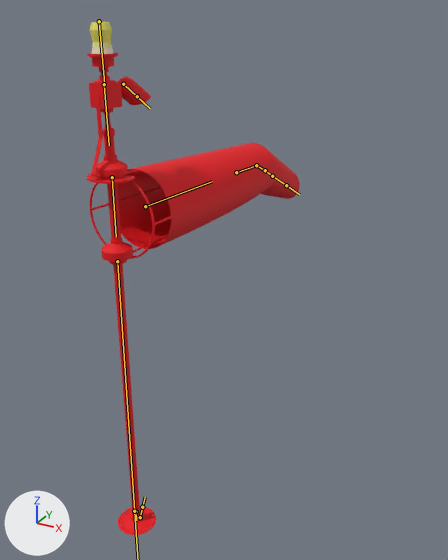
The FBX model 15_PruebaCono/Assets/ConoExplodedView2.fbx: old version first, new version second.
Rendered twice from a camera (50 mm lens) standing at (2.05, -2.49, 3.15) and looking at (0.26, 0.76, 1.52). Lighting does not change. The marker at lower left points along +X, +Y and +Z. Both versions are drawn at frame 1 of the action 'Armature|L-806 CONE - BASE-PLATE-L-868-A-1.001Action'; the numbers are the values there. The bones that bend it are drawn over the model as lines.

Objects in the first picture: 'L-806 CONE - BASE-PLATE-L-868-A-1.002', 'L-806 CONE - LAMP-L806-CONE-1.005', 'L-806 CONE - LAMP-L806-CONE-1.006', 'L-806 CONE - LAMP-L806-CONE-1.007', 'L-806 CONE - LAMP-L806-CONE-1.008', 'L-806 CONE - LIGHT L-860-CONE-1.002', 'L-806 CONE - TUBE H122-L806-WINDCONE-1.002'.
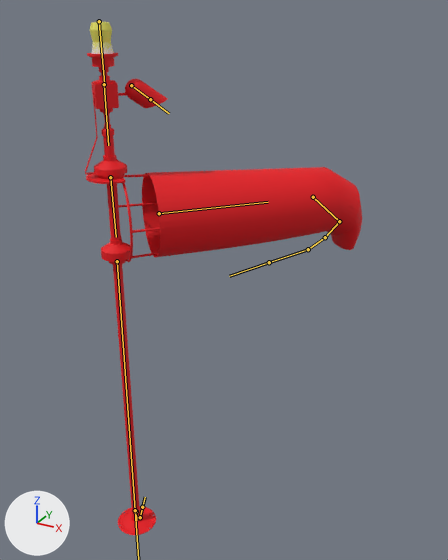
Edits to the bpy script that builds the scene:
```text
Change bone_bone:
    where bone_bone = bpy.data.objects['Armature'].pose.bones['Bone']  # child of 'Bone.001'
    bone_bone.rotation_quaternion: (0.852, 0.006, 0.524, -0.001) -> (0.642, 0.009, 0.766, -0.002)  # degrees (1, 63, 1) -> degrees (-3, 100, -4)
Change bone_bone_007:
    where bone_bone_007 = bpy.data.objects['Armature'].pose.bones['Bone.007']  # child of 'Bone.004'
    bone_bone_007.rotation_quaternion: (1.0, 0.0, 0.0, 0.0) -> (0.934, 0.358, -0.008, 0.001)  # degrees (0, 0, 0) -> degrees (42, -1, 0)
Change bone_bone_008:
    where bone_bone_008 = bpy.data.objects['Armature'].pose.bones['Bone.008']  # child of 'Bone.007'
    bone_bone_008.rotation_quaternion: (1.0, 0.0, 0.0, 0.0) -> (0.837, 0.529, -0.002, -0.142)  # degrees (0, 0, 0) -> degrees (64, 8, -14)
Change bone_bone_009:
    where bone_bone_009 = bpy.data.objects['Armature'].pose.bones['Bone.009']  # child of 'Bone.008'
    bone_bone_009.rotation_quaternion: (1.0, 0.0, 0.0, 0.0) -> (0.994, 0.104, -0.002, -0.02)  # degrees (0, 0, 0) -> degrees (12, 0, -2)
Change bone_bone_010:
    where bone_bone_010 = bpy.data.objects['Armature'].pose.bones['Bone.010']  # child of 'Bone.009'
    bone_bone_010.rotation_quaternion: (1.0, 0.0, 0.0, 0.0) -> (0.986, 0.167, 0.0, 0.013)  # degrees (0, 0, 0) -> degrees (19, 0, 2)
```

What differs and where, as boxes [x1, y1, x2, y2] in the pictures (448 x 560 px):
'L-806 CONE - LAMP-L806-CONE-1.006', posed (20% wider, 15% shorter)
    before: [117, 143, 300, 249]
    after: [142, 167, 362, 257]
'L-806 CONE - LAMP-L806-CONE-1.007', posed
    before: [87, 170, 177, 265]
    after: [86, 174, 167, 265]
'L-806 CONE - TUBE H122-L806-WINDCONE-1.002', posed
    both: [113, 264, 140, 517]
'L-806 CONE - LAMP-L806-CONE-1.008', posed (7% wider)
    before: [89, 82, 128, 177]
    after: [85, 82, 127, 176]
'L-806 CONE - LAMP-L806-CONE-1.005', posed (32% wider)
    before: [118, 77, 151, 105]
    after: [124, 79, 168, 108]
bone 'Bone', root to tip
    before: (104, 84) to (109, 145)
    after: (104, 84) to (108, 145)
bone 'Bone.007', root to tip
    before: (236, 172) to (256, 165)
    after: (313, 197) to (339, 221)
bone 'Bone.008', root to tip
    before: (256, 165) to (265, 170)
    after: (339, 221) to (325, 237)
bone 'Bone.009', root to tip
    before: (265, 170) to (272, 176)
    after: (325, 237) to (308, 249)
bone 'Bone.010', root to tip
    before: (272, 176) to (286, 185)
    after: (308, 249) to (269, 262)
